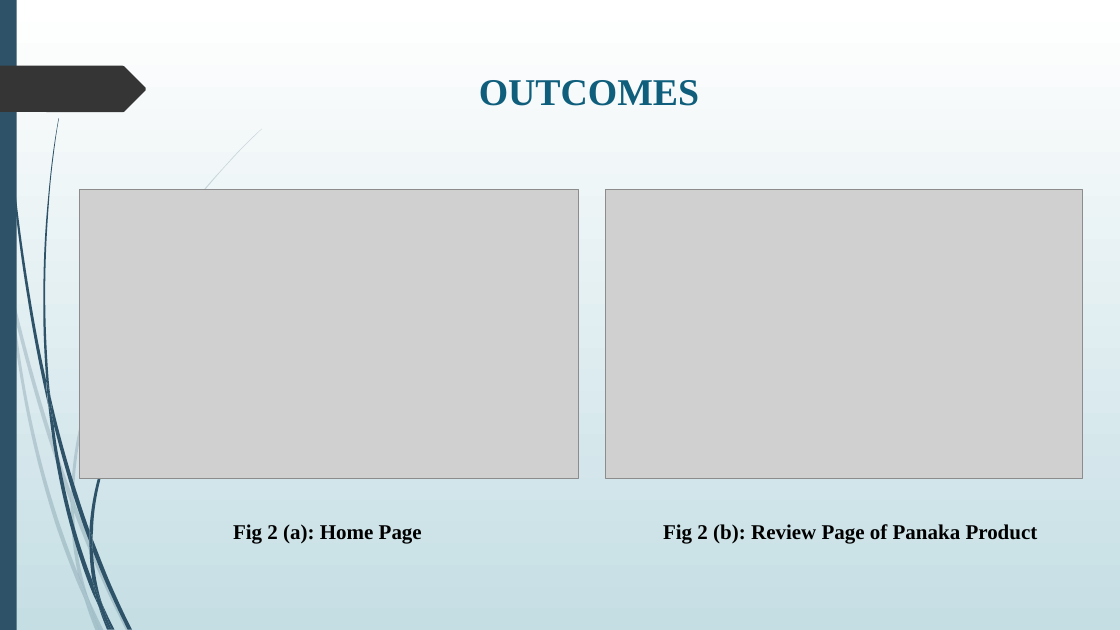
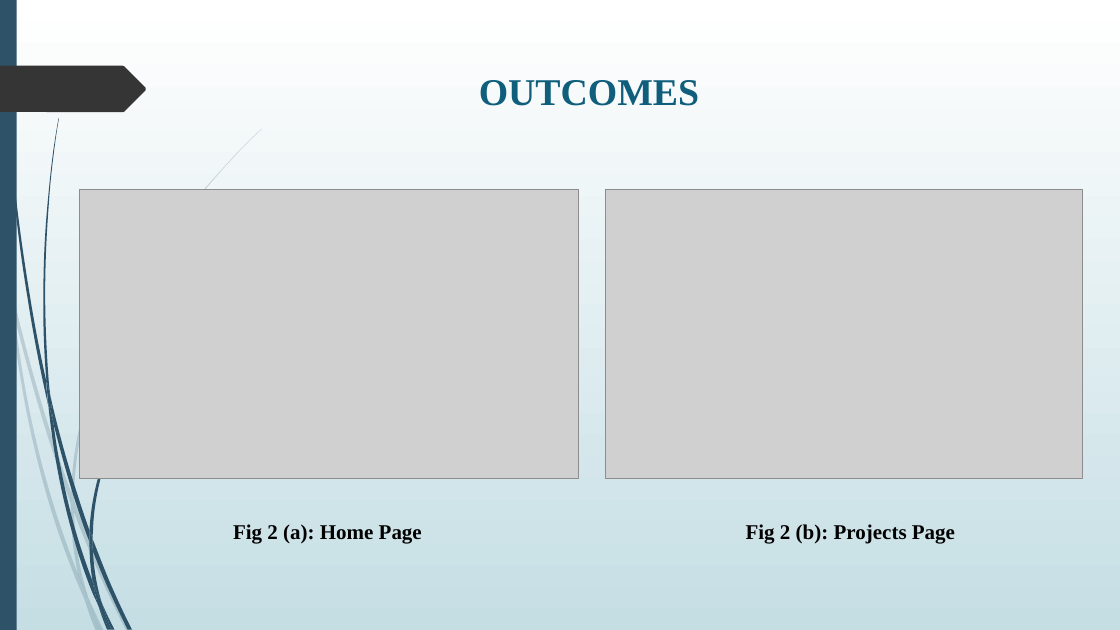
Before and after one commit to Harshith5S/VDP_Solutions, a slide deck: slide 11 of presentation.pptx. Drawn at 1120x630 pixels with LibreOffice and Linux fonts; fonts in the diff are those of the drawing; grey boxes stand for pictures. Boxes give left, top, right and bottom in pixels: in the first picture for what was removed or moved away, otherwise in the second. Text is boxed around its words. In the diff, an @@ line names an element or a change of style, - is before the commit and + after.

```diff
--- a/presentation.pptx
+++ b/presentation.pptx
@@ text at [746, 524, 955, 544]: text changed @@
-Fig 2 (b): Review Page of Panaka Product
+Fig 2 (b): Projects Page
```
Also in this commit, not shown: 8 other slides changed, 2 slides added, 1 slide removed, 1 other file.
